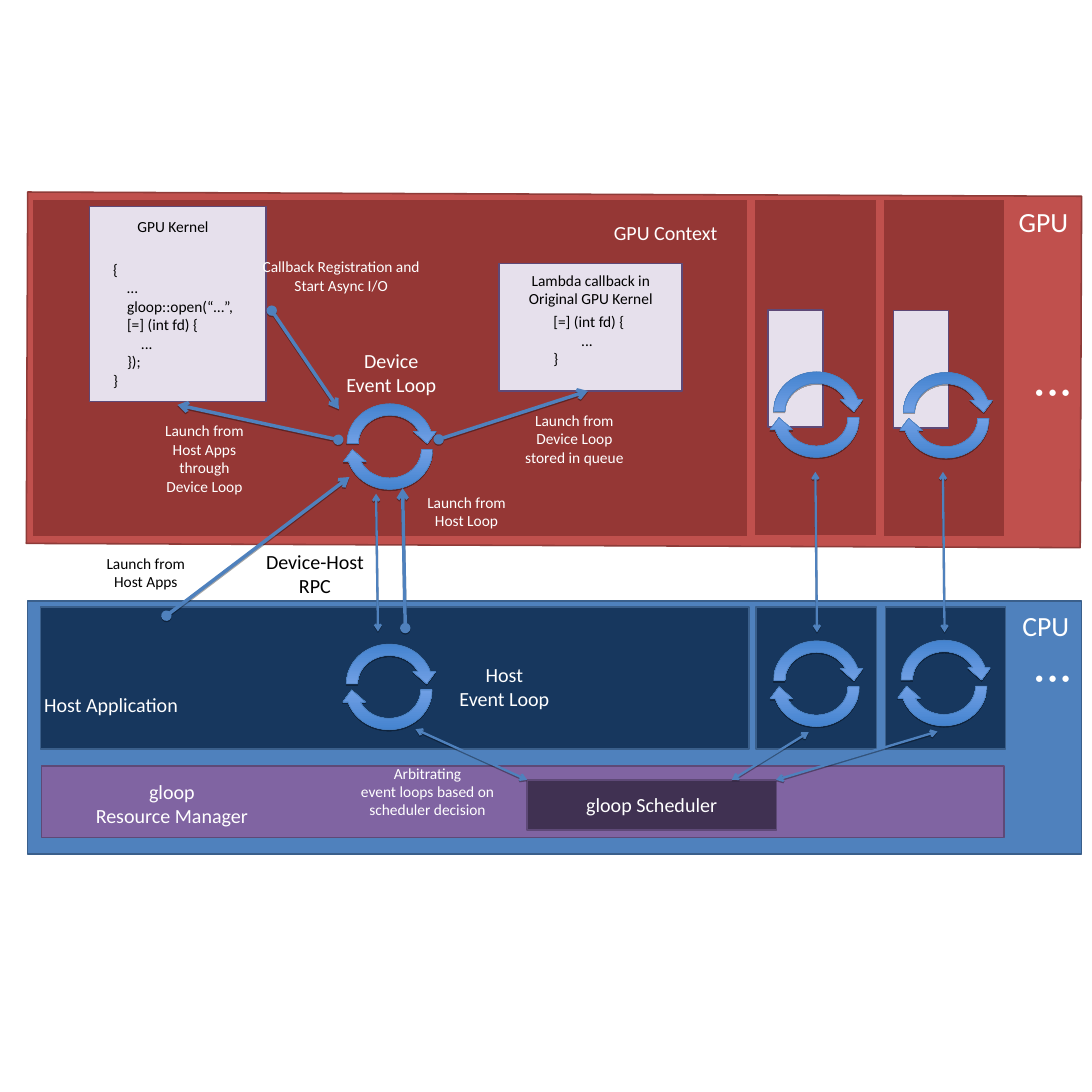
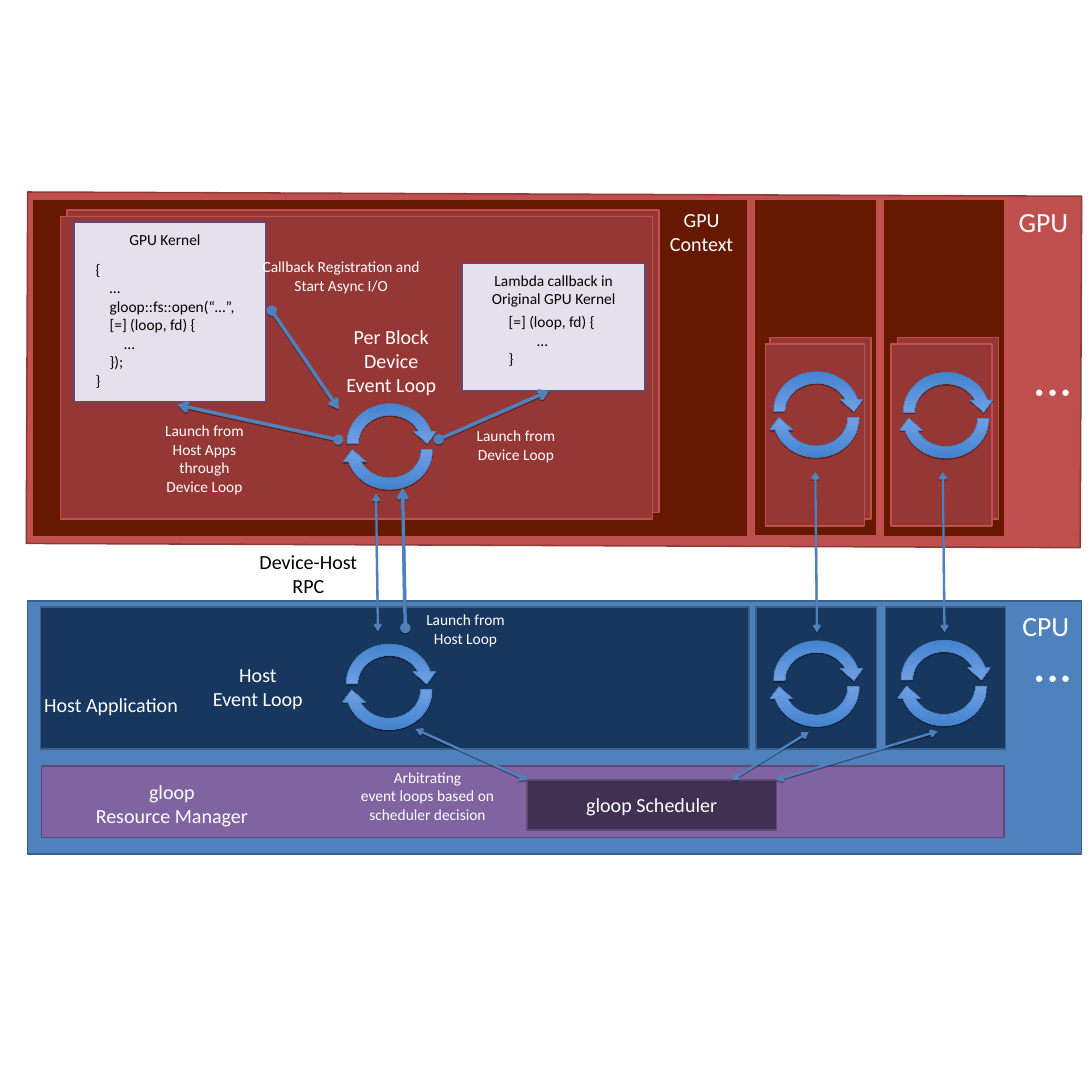
Before and after one commit to CPFL/gloop, a slide deck: slide 17 of fig2.odp. Drawn at 1092x1092 pixels with LibreOffice and Linux fonts; fonts in the diff are those of the drawing. Boxes give left, top, right and bottom in pixels: in the first picture for what was removed or moved away, otherwise in the second. Text is boxed around its words. In the diff, an @@ line names an element or a change of style, - is before the commit and + after.

```diff
--- a/fig2.odp
+++ b/fig2.odp
@@ rectangle added at (32, 200, 748, 537), fill #661900, outline #C0504D 2.01 pt @@
@@ rectangle at (754, 200, 876, 536): fill #953735 to #661900 @@
@@ rectangle at (883, 200, 1005, 537): fill #953735 to #661900 @@
@@ rectangle added at (60, 216, 652, 519), fill #953735, outline #C0504D 2.01 pt @@
@@ rectangle: place and size @@
-rectangle at (32, 200, 748, 537)
+rectangle at (67, 210, 659, 512)
@@ rectangle: place and size @@
-rectangle at (89, 206, 266, 402)
+rectangle at (74, 222, 266, 402)
@@ text "GPU Kernel": place and size @@
-text "GPU Kernel" at (137, 221, 208, 232)
+text "GPU Kernel" at (129, 234, 200, 245)
@@ text at (670, 214, 733, 251): text changed @@
-GPU Context
+GPU
+Context
@@ text "{": place and size @@
-text "{" at (127, 301, 233, 332)
+text "{" at (110, 301, 235, 333)
@@ rectangle: place and size @@
-rectangle at (499, 263, 682, 391)
+rectangle at (462, 263, 645, 391)
@@ text "Lambda callback in": place and size @@
-text "Lambda callback in" at (529, 275, 652, 307)
+text "Lambda callback in" at (492, 275, 615, 307)
@@ text at (110, 301, 235, 333): text changed @@
-gloop::open(“…”,
-[=] (int fd) {
+gloop::fs::open(“…”,
+[=] (loop, fd) {
@@ text "Per Block": place and size @@
-text "Per Block" at (346, 354, 436, 396)
+text "Per Block" at (346, 330, 436, 396)
@@ text "[=] (loop, fd) {": place and size @@
-text "[=] (loop, fd) {" at (574, 316, 616, 329)
+text "[=] (loop, fd) {" at (529, 316, 586, 330)
@@ text at (529, 316, 586, 330): text changed @@
-[=] (int fd) {
+[=] (loop, fd) {
@@ text at (354, 330, 429, 344): paragraph added @@
+Per Block
@@ rectangle added at (765, 344, 864, 526), fill #953735, outline #C0504D 2.01 pt @@
@@ rectangle: place and size @@
-rectangle at (768, 309, 822, 427)
+rectangle at (770, 337, 871, 519)
@@ rectangle at (770, 337, 871, 519): fill #E6E0EC to #953735; outline #5E4977 2.01 pt to #C0504D 2.01 pt @@
@@ rectangle added at (891, 344, 992, 526), fill #953735, outline #C0504D 2.01 pt @@
@@ rectangle at (897, 337, 998, 519): fill #E6E0EC to #953735; outline #5E4977 2.01 pt to #C0504D 2.01 pt @@
@@ rectangle: place and size @@
-rectangle at (893, 311, 948, 428)
+rectangle at (897, 337, 998, 519)
@@ double arrow moved from (439, 439) - (588, 391) to (439, 439) - (549, 391) @@
@@ text "Launch from": place and size @@
-text "Launch from" at (525, 415, 624, 466)
+text "Launch from" at (477, 430, 555, 463)
@@ double arrow removed from (166, 616) to (349, 477) @@
@@ text at (525, 452, 624, 466): paragraph removed @@
-stored in queue
@@ text removed at (107, 558, 185, 590) @@
-Launch from
-Host Apps
@@ text "Device-Host": place and size @@
-text "Device-Host" at (266, 555, 364, 593)
+text "Device-Host" at (259, 555, 357, 593)
@@ text "Launch from": place and size @@
-text "Launch from" at (427, 497, 505, 529)
+text "Launch from" at (426, 614, 504, 647)
@@ text "Host": place and size @@
-text "Host" at (459, 669, 549, 710)
+text "Host" at (213, 669, 303, 710)
@@ text "Arbitrating": place and size @@
-text "Arbitrating" at (361, 765, 494, 815)
+text "Arbitrating" at (361, 772, 494, 820)
```
Also in this commit, not shown: 10 other slides changed, 1 other file.
